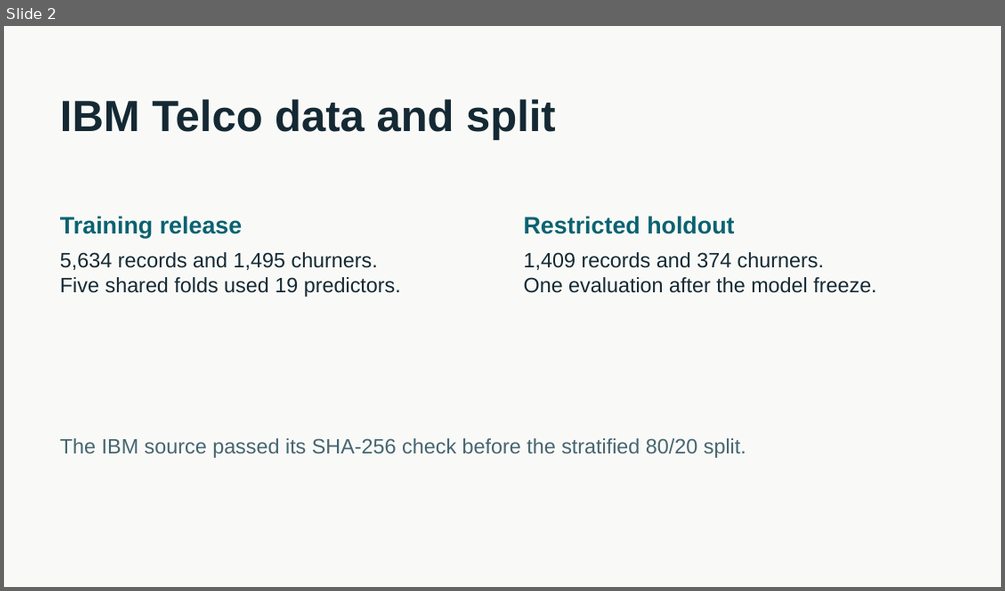
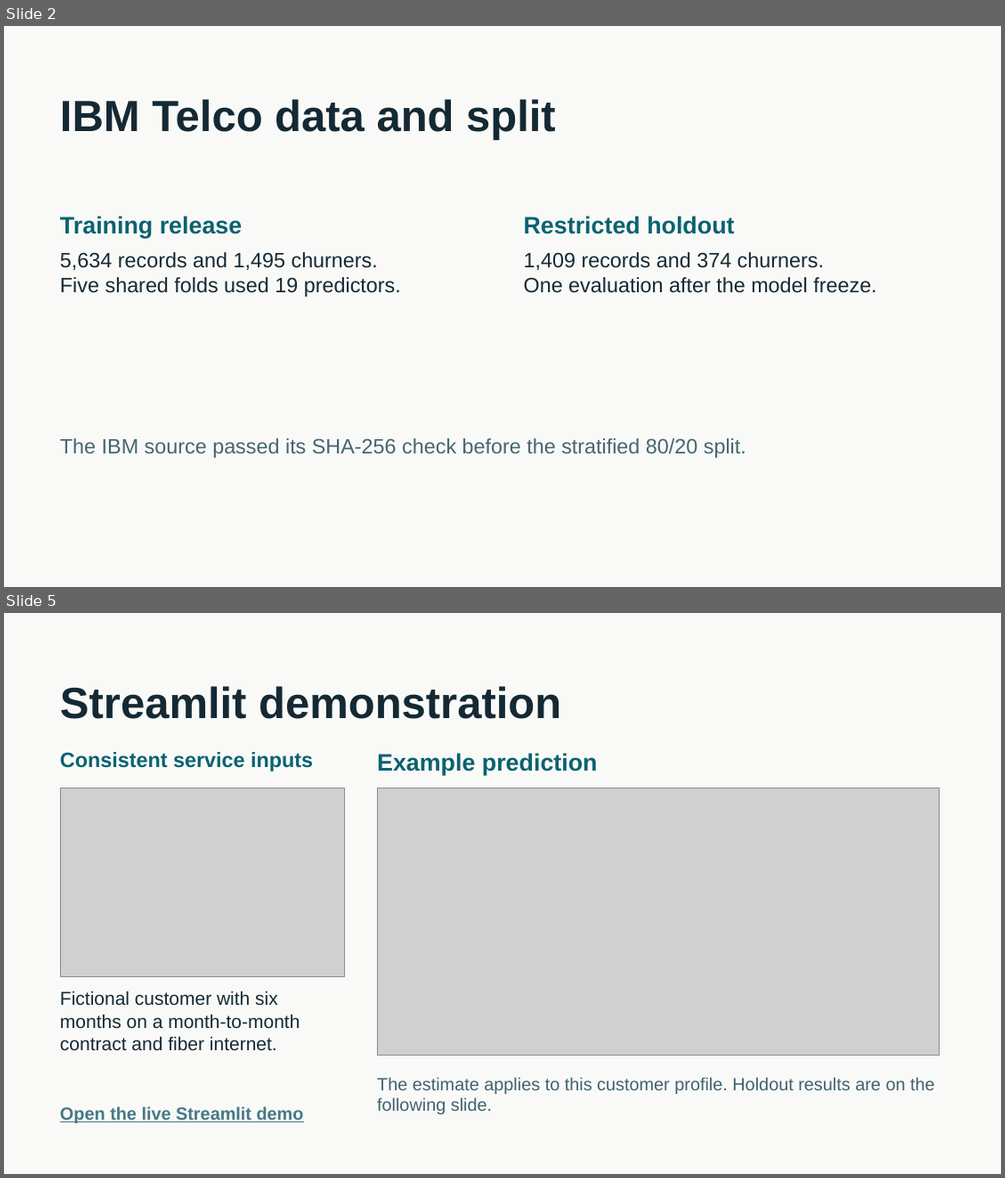
Before and after one commit to feras17009-stack/customer-churn-group-6, a slide deck: reports/churn_project_pitch.pptx. Shown one above the other, each under a label of ours: slide 2 before the commit, slides 2 and 5 after it; the slides between them are not shown. The pictures are 1005x591 and 1005x1178 pixels, drawn with LibreOffice and Linux fonts; fonts in the diff are those of the drawing; grey boxes stand for pictures. Boxes give left, top, right and bottom in pixels: in the first picture for what was removed or moved away, otherwise in the second. Text is boxed around its words. In the diff, an @@ line names an element or a change of style, - is before the commit and + after.

```diff
--- a/reports/churn_project_pitch.pptx
+++ b/reports/churn_project_pitch.pptx
@@ slide 5 added at bbox=[4, 613, 1001, 1174], background #F9FAF7 @@
@@ text added at bbox=[60, 686, 561, 719], 42 pt, text #142934, bold @@
+Streamlit demonstration
@@ text added at bbox=[60, 752, 313, 771], 20 pt, text #0A6271, bold @@
+Consistent service inputs
@@ text added at bbox=[377, 753, 598, 775], 23 pt, text #0A6271, bold @@
+Example prediction
@@ picture added at bbox=[60, 788, 344, 976] @@
@@ picture added at bbox=[378, 787, 939, 1054] @@
@@ text added at bbox=[60, 990, 299, 1051], 18 pt, text #142934 @@
+Fictional customer with six months on a month-to-month contract and fiber internet.
@@ text added at bbox=[377, 1077, 935, 1114], 17 pt, text #406170 @@
+The estimate applies to this customer profile. Holdout results are on the following slide.
@@ text added at bbox=[60, 1106, 304, 1123], 17 pt, text #467886, bold, underline @@
+Open the live Streamlit demo
```
Also in this commit, not shown: 2 slides changed, 2 other slides added, 3 slides removed, 1 other file.
